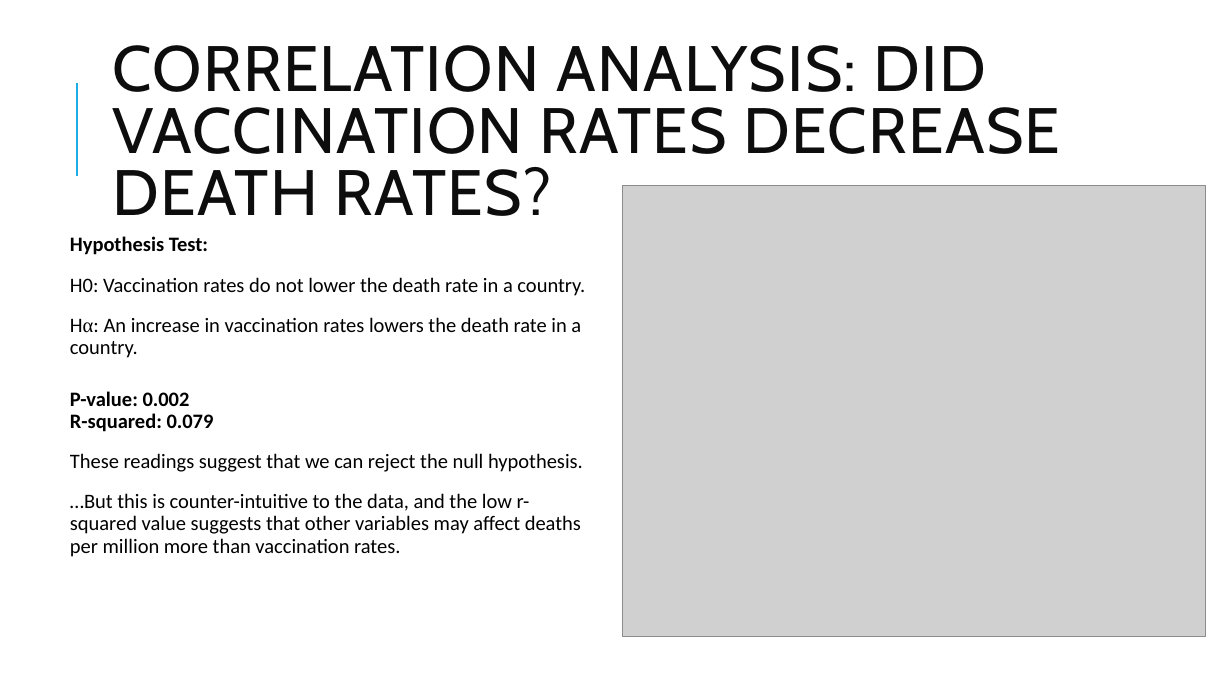
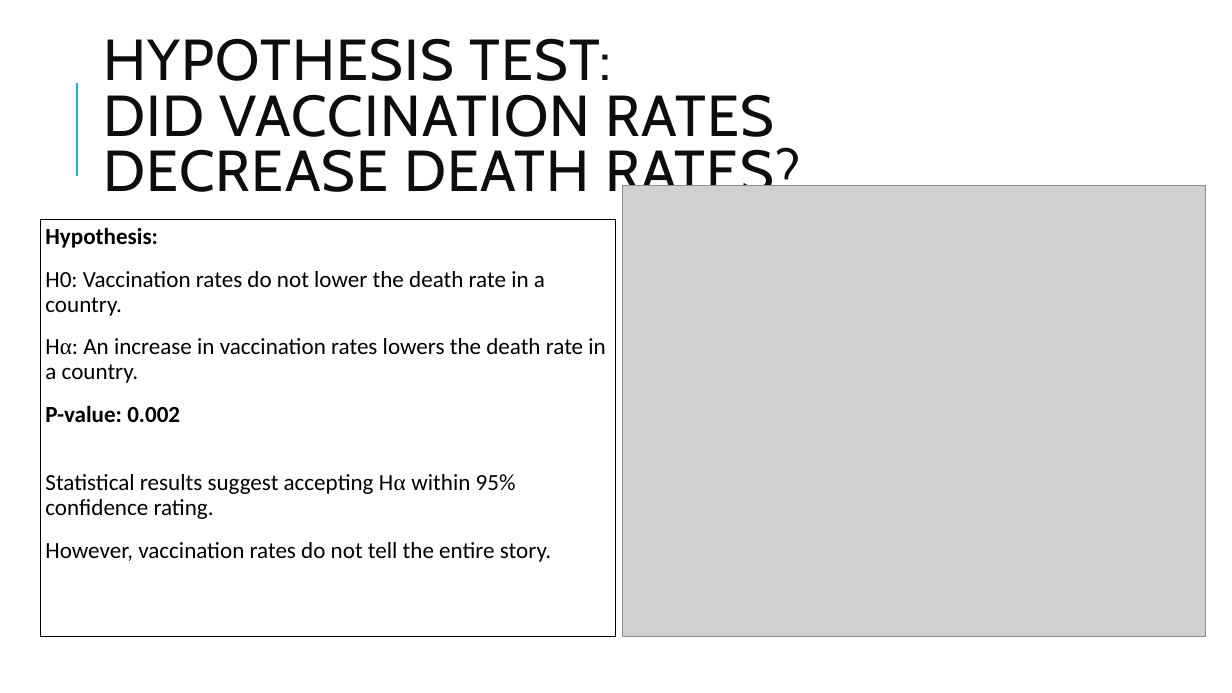
Before and after one commit to tralinde/covid_data_project, a slide deck: slide 8 of ppt/Covid Death Rates.pptx. Drawn at 1232x693 pixels with LibreOffice and Linux fonts; fonts in the diff are those of the drawing; grey boxes stand for pictures. Boxes give left, top, right and bottom in pixels: in the first picture for what was removed or moved away, otherwise in the second. Text is boxed around its words. In the diff, an @@ line names an element or a change of style, - is before the commit and + after.

```diff
--- a/ppt/Covid Death Rates.pptx
+++ b/ppt/Covid Death Rates.pptx
@@ title at <box>103,38,800,204</box>: text changed; size 50 to 45 pt @@
-CORRELATION ANALYSIS: DID VACCINATION RATES DECREASE DEATH RATES?
+HYPOTHESIS TEST:
+DID VACCINATION RATES DECREASE DEATH RATES?
@@ text "Hypothesis:": place and size @@
-text "Hypothesis:" at <box>70,236,585,358</box>
+text "Hypothesis:" at <box>41,220,616,638</box>
@@ text "Hypothesis:" at <box>41,220,616,638</box>: outline none to #000000 0.75 pt @@
@@ text at <box>45,227,158,248</box>: text changed; size 16 to 18 pt @@
-Hypothesis Test:
+Hypothesis:
@@ text at <box>45,271,605,383</box>: size 16 to 18 pt in "H0: Vaccination rates do not lower the ...", "Hα: An increase in vaccination rates lowers ..." @@
@@ text at <box>45,405,551,562</box>: paragraphs added @@
+P-value: 0.002
+Statistical results suggest accepting Hα within 95% confidence rating.
+However, vaccination rates do not tell the entire story.
@@ text removed at <box>70,391,583,557</box> @@
-P-value: 0.002
-R-squared: 0.079
-These readings suggest that we can reject the null hypothesis.
-…But this is counter-intuitive to the data, and the low r-squared value suggests that other variables may affect deaths per million more than vaccination rates.
```
Also in this commit, not shown: 7 other slides changed, 7 other files.
